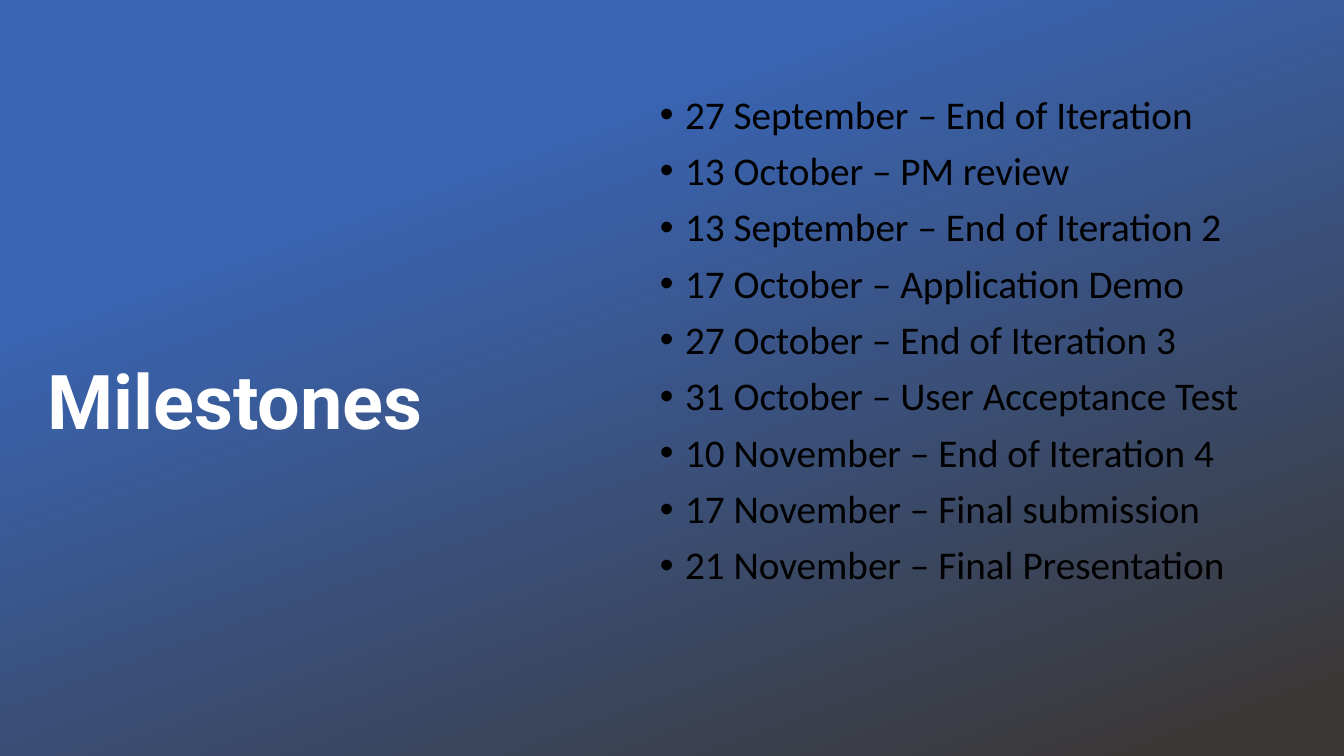
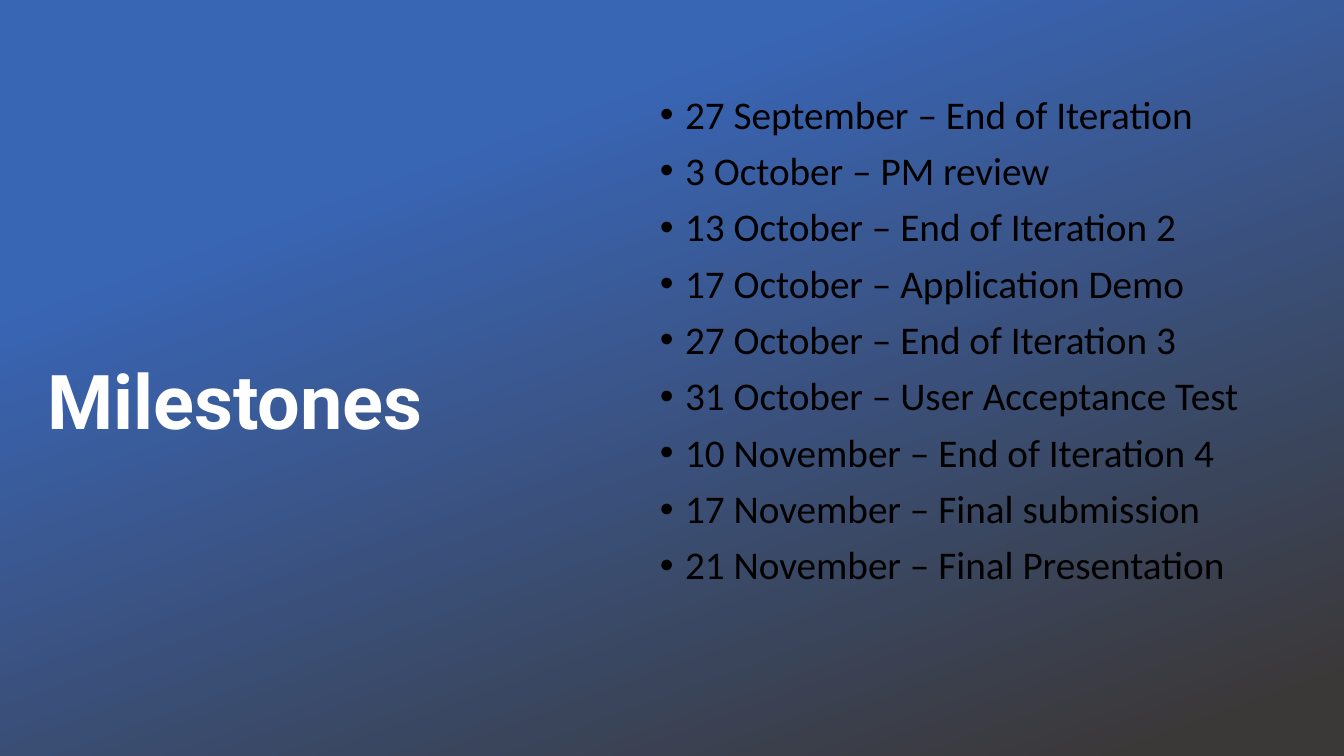
Before and after one commit to xbloh/Online-Course-Bidding-System-, a slide deck: slide 6 of presentations/PM Review - Week 7.pptx. Drawn at 1344x756 pixels with LibreOffice and Linux fonts; fonts in the diff are those of the drawing; background and template pictures are left out. Boxes give left, top, right and bottom in pixels: in the first picture for what was removed or moved away, otherwise in the second. Text is boxed around its words. In the diff, an @@ line names an element or a change of style, - is before the commit and + after.

Commit message:
Update PM Review slides
Minor changes to the milestones and task allocation.

```diff
--- a/presentations/PM Review - Week 7.pptx
+++ b/presentations/PM Review - Week 7.pptx
@@ text at box(685, 158, 1176, 241): text changed @@
-• 13 October – PM review
-• 13 September – End of Iteration 2
+• 3 October – PM review
+• 13 October – End of Iteration 2
```
Also in this commit, not shown: 1 other slide changed, 1 slide removed.
